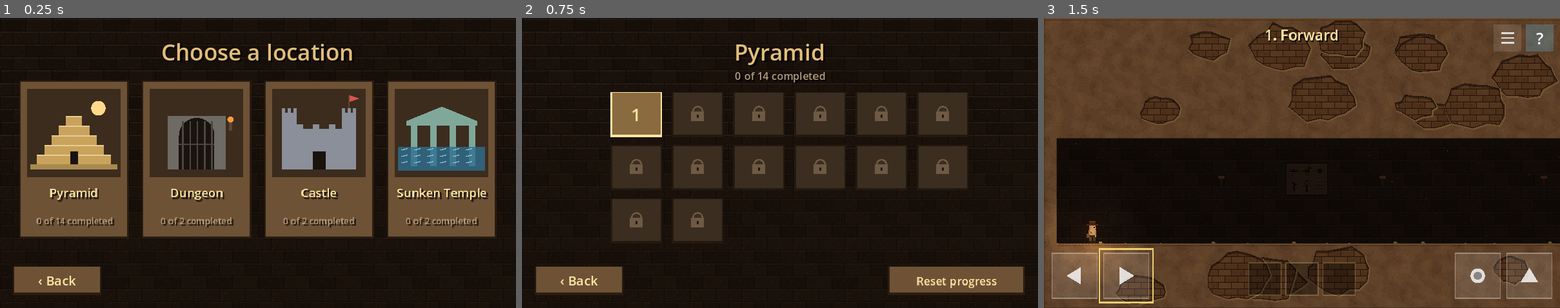
Above: before the commit, frames 1-3 (left to right).
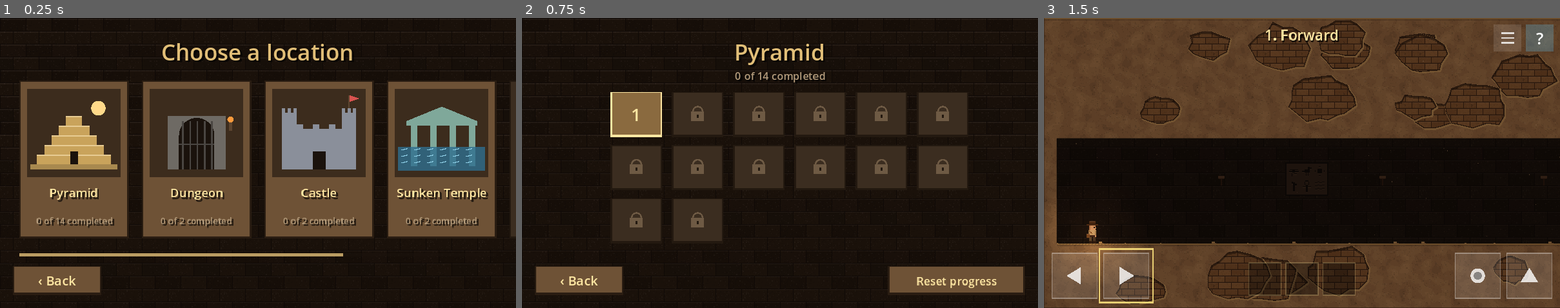
Above: after the commit, the same moments.

Repository: mrvadimjuravlev/mygame
Game: Godot game, scene res://ui/worlds.tscn
Same seed, same stepped clock (60 frames per second), same inputs: the game is played once before the commit and once after it. This scene is started directly instead of the project's main scene.
Inputs:
- Up to frame 1 (0.25 s): no input
- Up to frame 2 (0.75 s): click "Pyramid" at 0.5 s
- Up to frame 3 (1.5 s): click "1" at 1.25 s

The runs differ from the first frame. In frame 1, 1.2% of the frame differs, in the area x 3-100%, y 22-83%; in frame 2, nothing differs; in frame 3, nothing differs.

Commit message:
Locations: swipe-scrolled strip, add locked Ice Caves and Volcano
Co-Authored-By: Claude Opus 5.5 (1M context) <noreply@anthropic.com>
Claude-Session: https://claude.ai/code/session_01Grf5WdcuQYwuX1MMBXvSiC

Diff:
--- a/scripts/game.gd
+++ b/scripts/game.gd
@@ -25,6 +25,8 @@
 	{"id": "dungeon", "name": "Подземелье", "levels": ["res://levels/dungeon_01.tscn", "res://levels/dungeon_02.tscn"]},
 	{"id": "castle", "name": "Замок", "levels": ["res://levels/castle_01.tscn", "res://levels/castle_02.tscn"]},
 	{"id": "temple", "name": "Затонувший храм", "levels": ["res://levels/temple_01.tscn", "res://levels/temple_02.tscn"]},
+	{"id": "ice", "name": "Ледяные пещеры", "levels": []},
+	{"id": "volcano", "name": "Вулкан", "levels": []},
 ]
 const FINISH_SCENE := "res://ui/finish.tscn"
 const MENU_SCENE := "res://ui/menu.tscn"
--- a/scripts/i18n.gd
+++ b/scripts/i18n.gd
@@ -28,6 +28,8 @@
 	"Подземелье": "Dungeon",
 	"Замок": "Castle",
 	"Затонувший храм": "Sunken Temple",
+	"Ледяные пещеры": "Ice Caves",
+	"Вулкан": "Volcano",
 	"Скоро": "Coming soon",
 
 	# Уровень 1
--- a/ui/worlds.gd
+++ b/ui/worlds.gd
@@ -1,5 +1,6 @@
 extends Control
-## Выбор локации: четыре мира карточками. Список и уровни — Game.WORLDS; локация без уровней — «Скоро».
+## Выбор локации: миры карточками в ленте, ленту листают пальцем (или колесом мыши).
+## Список и уровни — Game.WORLDS; локация без уровней — «Скоро».
 
 const Art := preload("res://scripts/art.gd")
 const Style := preload("res://ui/style.gd")
@@ -7,6 +8,20 @@
 const CARD := Vector2(136, 196)
 const GOLD := Color("e2bf78")
 const DARK := Color("1a120c")
+const GAP := 16.0
+const MARGIN := 24.0
+## Сдвиг пальца, после которого касание считается прокруткой, а не нажатием карточки.
+const DRAG_START := 8.0
+
+var _strip: Control
+var _bar: Control
+var _scroll := 0.0
+var _max_scroll := 0.0
+var _velocity := 0.0
+var _pressing := false
+var _dragged := false
+var _press_x := 0.0
+var _last_x := 0.0
 
 
 func _ready() -> void:
@@ -19,11 +34,22 @@
 	back.modulate = Color(0.75, 0.68, 0.62)
 	add_child(back)
 	add_child(Style.label(Game.t("Выбери локацию"), Vector2(0, 22), 640, 28, GOLD))
-	for i in Game.WORLDS.size():
+	var view := Control.new()
+	view.clip_contents = true
+	view.position = Vector2(0, 70)
+	view.size = Vector2(640, 216)
+	view.mouse_filter = Control.MOUSE_FILTER_IGNORE
+	add_child(view)
+	_strip = Control.new()
+	_strip.mouse_filter = Control.MOUSE_FILTER_IGNORE
+	view.add_child(_strip)
+	var count := Game.WORLDS.size()
+	_max_scroll = maxf(0.0, MARGIN * 2 + count * CARD.x + (count - 1) * GAP - 640.0)
+	for i in count:
 		var w: Dictionary = Game.WORLDS[i]
 		var open: bool = not w.levels.is_empty()
 		var card := Style.button("", CARD)
-		card.position = Vector2(24 + i * (CARD.x + 16), 78)
+		card.position = Vector2(MARGIN + i * (CARD.x + GAP), 8)
 		card.disabled = not open
 		if open:
 			card.pressed.connect(func() -> void:
@@ -43,11 +69,85 @@
 		var note_label := Style.label(note, Vector2(0, 166), CARD.x, 11, Style.TEXT_DIM if open else Color("6e5a44"))
 		note_label.mouse_filter = Control.MOUSE_FILTER_IGNORE
 		card.add_child(note_label)
-		add_child(card)
+		_strip.add_child(card)
+	# Полоса прокрутки: показывает, что карточек больше, чем помещается.
+	_bar = Control.new()
+	_bar.position = Vector2(MARGIN, 292)
+	_bar.size = Vector2(640 - MARGIN * 2, 4)
+	_bar.mouse_filter = Control.MOUSE_FILTER_IGNORE
+	_bar.draw.connect(_draw_bar)
+	add_child(_bar)
+	# Начать с выбранной локации.
+	var selected := 0
+	for i in count:
+		if Game.WORLDS[i].id == Game.world:
+			selected = i
+	_set_scroll(selected * (CARD.x + GAP) - (640.0 - CARD.x) / 2 + MARGIN)
 	var back_button := Style.button(Game.t("‹ Назад"), Vector2(110, 36), 16)
 	back_button.position = Vector2(16, 308)
 	back_button.pressed.connect(Game.go_title)
 	add_child(back_button)
+
+
+func _input(event: InputEvent) -> void:
+	if event is InputEventMouseButton:
+		if event.button_index == MOUSE_BUTTON_WHEEL_DOWN or event.button_index == MOUSE_BUTTON_WHEEL_RIGHT:
+			_set_scroll(_scroll + 40.0)
+		elif event.button_index == MOUSE_BUTTON_WHEEL_UP or event.button_index == MOUSE_BUTTON_WHEEL_LEFT:
+			_set_scroll(_scroll - 40.0)
+		elif event.button_index == MOUSE_BUTTON_LEFT:
+			_press(event.pressed, event.position)
+	elif event is InputEventScreenTouch and event.index == 0:
+		_press(event.pressed, event.position)
+	elif (event is InputEventMouseMotion or event is InputEventScreenDrag) and _pressing:
+		var x: float = event.position.x
+		if not _dragged and absf(x - _press_x) > DRAG_START:
+			_dragged = true
+		if _dragged:
+			_velocity = (_last_x - x) * 60.0
+			_set_scroll(_scroll + _last_x - x)
+		_last_x = x
+
+
+func _press(down: bool, pos: Vector2) -> void:
+	# Касание вне ленты не листает.
+	if down and (pos.y < 70 or pos.y > 286):
+		return
+	if down:
+		_pressing = true
+		_dragged = false
+		_velocity = 0.0
+		_press_x = pos.x
+		_last_x = pos.x
+	else:
+		_pressing = false
+		# _dragged сбрасывается на следующем касании: карточка проверяет его в pressed.
+
+
+func _process(delta: float) -> void:
+	# Лента продолжает катиться после броска пальцем и плавно останавливается.
+	if not _pressing and absf(_velocity) > 1.0:
+		_set_scroll(_scroll + _velocity * delta)
+		_velocity *= exp(-5.0 * delta)
+
+
+func _set_scroll(value: float) -> void:
+	_scroll = clampf(value, 0.0, _max_scroll)
+	if _scroll == 0.0 or _scroll == _max_scroll:
+		_velocity = 0.0
+	_strip.position.x = -_scroll
+	_bar.queue_redraw()
+
+
+func _draw_bar() -> void:
+	if _max_scroll <= 0.0:
+		return
+	var w := _bar.size.x
+	var view := 640.0
+	var knob := w * view / (view + _max_scroll)
+	var x := (w - knob) * _scroll / _max_scroll
+	_bar.draw_rect(Rect2(0, 0, w, 4), Color(DARK, 0.6))
+	_bar.draw_rect(Rect2(x, 0, knob, 4), Color(GOLD, 0.8))
 
 
 ## Рисунок локации в верхней части карточки. Закрытые — приглушённые, с замком.
@@ -100,6 +200,27 @@
 				var y := o.y + 12 + k * 8
 				for x in range(18, int(CARD.x) - 22, 16):
 					c.draw_line(Vector2(x, y), Vector2(x + 8, y - 2), Color(Color("8fd0e8"), a), 1.0)
+		"ice":
+			# Ледяная пещера: свод, сосульки и кристаллы на полу.
+			var ice := Color(Color("a9d8ec"), a)
+			c.draw_rect(Rect2(14, 14, CARD.x - 28, 14), Color(Color("5f8fa8"), a))
+			for k in 7:
+				var x := 18.0 + k * 15.0
+				c.draw_colored_polygon(PackedVector2Array([Vector2(x, 28), Vector2(x + 10, 28), Vector2(x + 5, 40 + (k % 3) * 8)]), ice)
+			c.draw_rect(Rect2(14, o.y + 30, CARD.x - 28, 6), Color(Color("5f8fa8"), a))
+			for k in 3:
+				var x := 30.0 + k * 34.0
+				var h := 18.0 + (k % 2) * 12.0
+				c.draw_colored_polygon(PackedVector2Array([Vector2(x - 7, o.y + 30), Vector2(x, o.y + 30 - h), Vector2(x + 7, o.y + 30)]), Color(Color("dff4fb"), a))
+		"volcano":
+			# Вулкан: конус, лава в жерле, дым и красное небо.
+			c.draw_rect(Rect2(10, 10, CARD.x - 20, 110), Color(Color("3a1610"), 0.6 * a))
+			c.draw_colored_polygon(PackedVector2Array([o + Vector2(-54, 36), o + Vector2(-14, -26), o + Vector2(14, -26), o + Vector2(54, 36)]), Color(Color("4a3a34"), a))
+			c.draw_rect(Rect2(o.x - 14, o.y - 28, 28, 5), Color(Color("ff6a2a"), a))
+			c.draw_colored_polygon(PackedVector2Array([o + Vector2(-4, -24), o + Vector2(4, -24), o + Vector2(10, 20), o + Vector2(2, 36), o + Vector2(-6, 10)]), Color(Color("ff8a3a"), a))
+			for k in 3:
+				c.draw_circle(o + Vector2(-6 + k * 9, -38 - k * 9), 6.0 + k * 2.0, Color(Color("6a5a56"), 0.8 * a))
+			c.draw_rect(Rect2(14, o.y + 30, CARD.x - 28, 6), Color(Color("ff6a2a"), 0.7 * a))
 	if not open:
 		var lock := Color("b49c7c")
 		c.draw_arc(o + Vector2(0, -4), 9.0, PI, TAU, 12, lock, 3.0)
Binary file changed: docs/screenshots/worlds_en.png
Binary file added: docs/screenshots/worlds_scrolled_en.png
Not shown, changed: README.md
